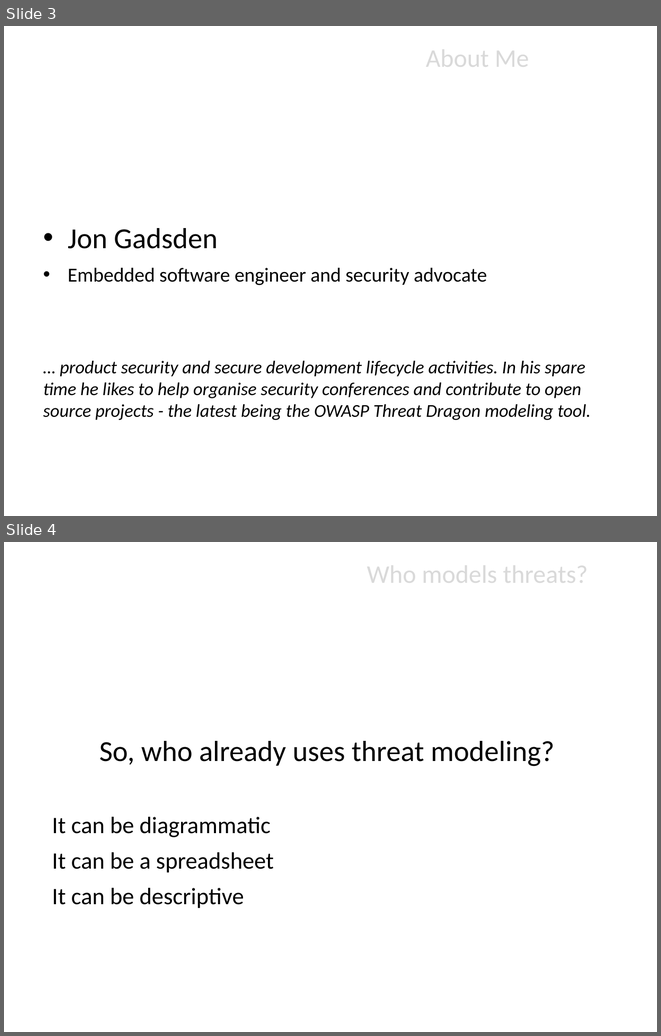
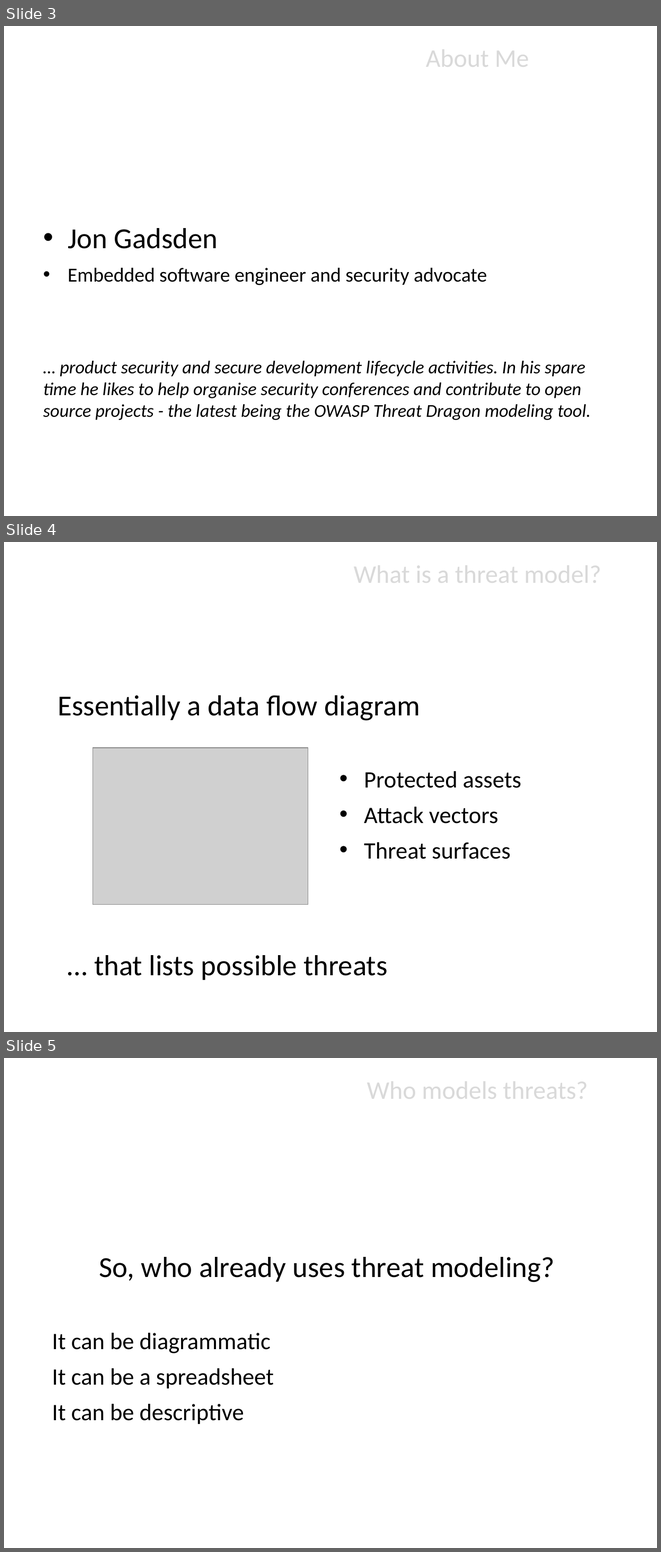
Before and after one commit to jgadsden/owasp-threat-dragon-models, a slide deck: OWASP_short_introduction_threat_modeling.odp. Shown one above the other, each under a label of ours: slides 3 and 4 before the commit, slides 3, 4 and 5 after it. The pictures are 661x1036 and 661x1552 pixels, drawn with LibreOffice and Linux fonts; fonts in the diff are those of the drawing; grey boxes stand for pictures; background and template pictures are left out. Boxes give left, top, right and bottom in pixels: in the first picture for what was removed or moved away, otherwise in the second. Text is boxed around its words. In the diff, an @@ line names an element or a change of style, - is before the commit and + after.

```diff
--- a/OWASP_short_introduction_threat_modeling.odp
+++ b/OWASP_short_introduction_threat_modeling.odp
@@ slide 4 added at (4,542,657,1032), background picture (left out) @@
@@ title added at (354,559,601,590), 28 pt, text #D9D9D9 @@
+What is a threat model?
@@ text added at (58,695,420,721), 32 pt, text #000000 @@
+Essentially a data flow diagram
@@ picture added at (93,748,308,905) @@
@@ text added at (364,771,521,859), 26 pt, text #000000 @@
+• Protected assets
+• Attack vectors
+• Threat surfaces
@@ text added at (94,955,387,980), 32 pt, text #000000 @@
+… that lists possible threats
@@ what was slide 4 is now slide 5 @@
```
Also in this commit, not shown: 1 slide changed.
